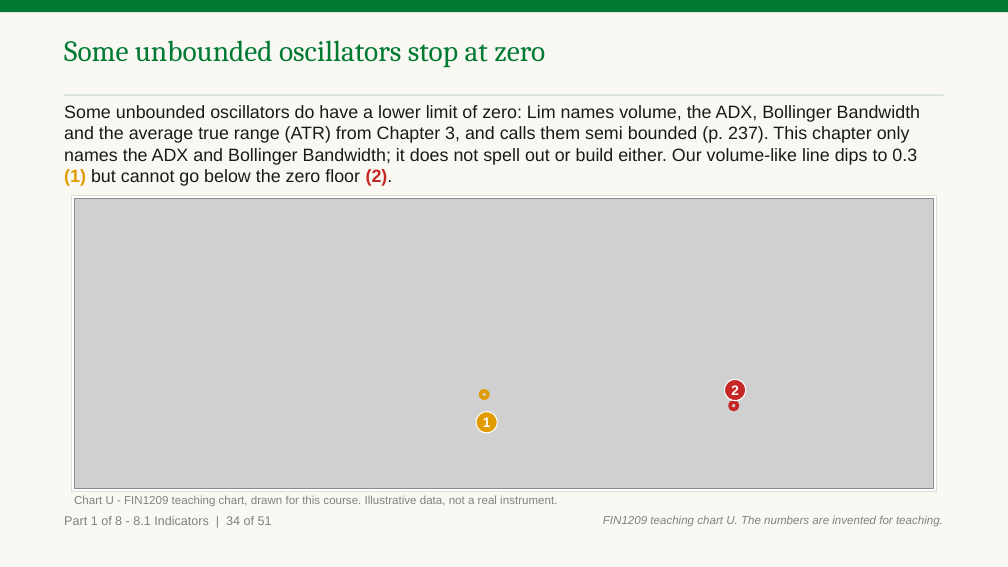
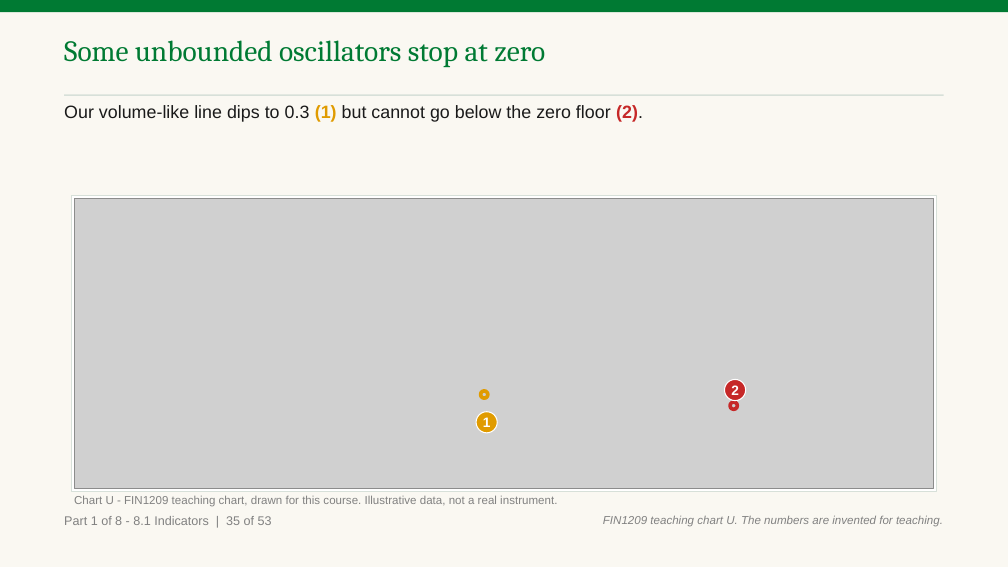
Before and after one commit to benjiesotelo-sudo/Telos_FIN1209, a slide deck: slide 39 of chapter-08/FIN1209-Chapter-08-Student-Edition.pptx (slide 38 before the commit). Drawn at 1008x567 pixels with LibreOffice and Linux fonts; fonts in the diff are those of the drawing; grey boxes stand for pictures. Boxes give left, top, right and bottom in pixels: in the first picture for what was removed or moved away, otherwise in the second. Text is boxed around its words. In the diff, an @@ line names an element or a change of style, - is before the commit and + after.

Commit message:
Chapter 8 Part A read 3: one fix round

```diff
--- a/chapter-08/FIN1209-Chapter-08-Student-Edition.pptx
+++ b/chapter-08/FIN1209-Chapter-08-Student-Edition.pptx
@@ text at (x1=64, y1=105, x2=643, y2=122): text changed @@
-Some unbounded oscillators do have a lower limit of zero: Lim names volume, the ADX, Bollinger Bandwidth and the average true range (ATR) from Chapter 3, and calls them semi bounded (p. 237). This chapter only names the ADX and Bollinger Bandwidth; it does not spell out or build either. Our volume-like line dips to 0.3 (1) but cannot go below the zero floor (2).
+Our volume-like line dips to 0.3 (1) but cannot go below the zero floor (2).
@@ text at (x1=64, y1=516, x2=272, y2=525): text changed @@
-Part 1 of 8 - 8.1 Indicators | 34 of 51
+Part 1 of 8 - 8.1 Indicators | 35 of 53
```
Also in this commit, not shown: 112 other slides changed, 1 slide removed, 5 other files.
